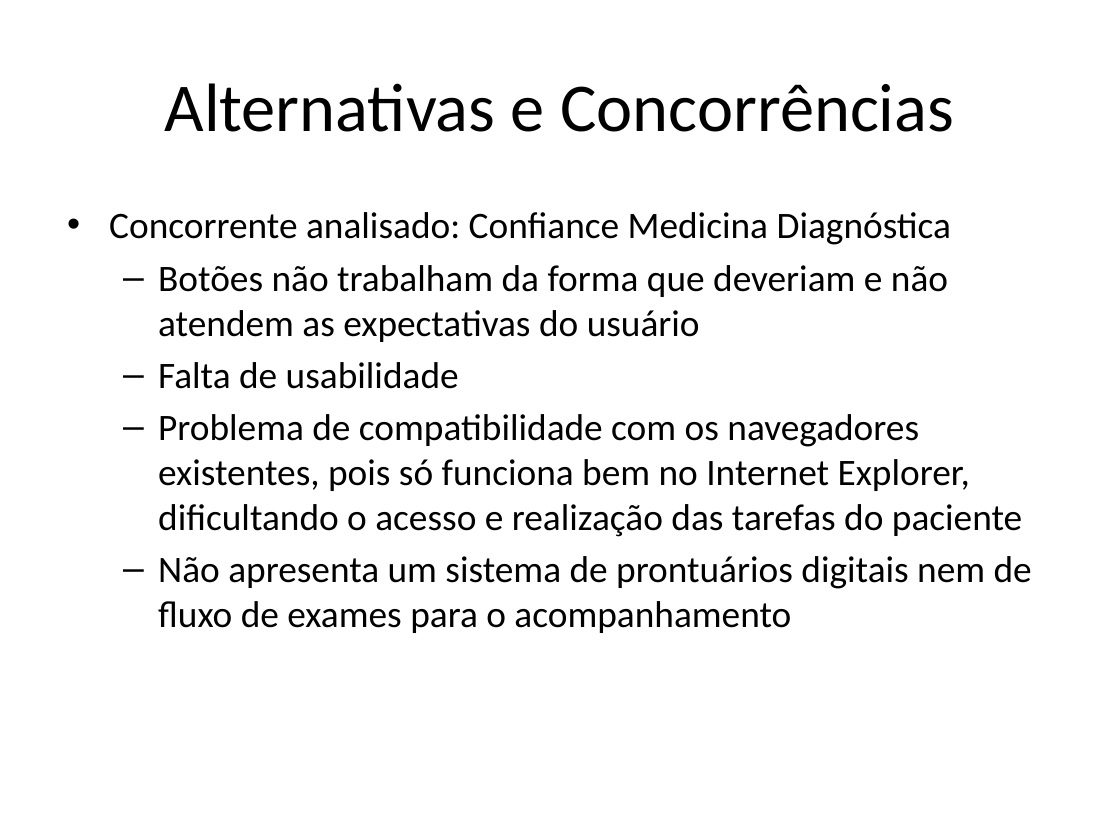
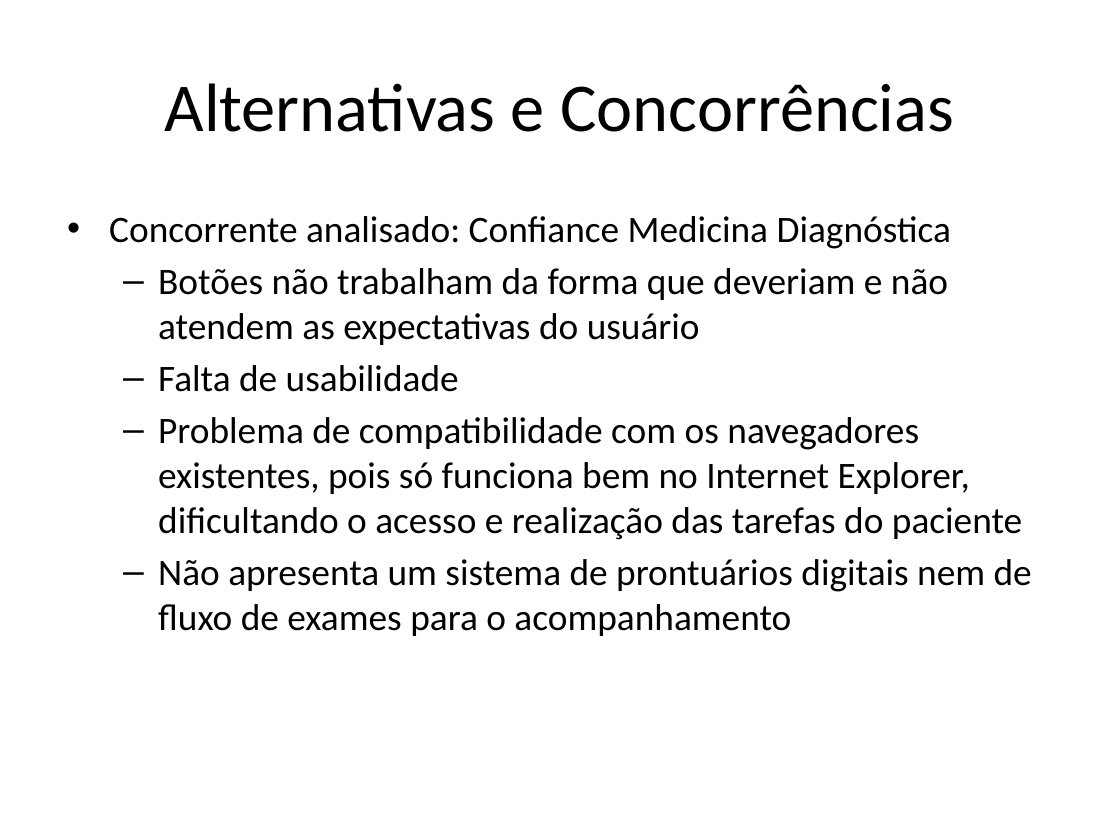
Before and after one commit to kokmz/TCCHUE, a slide deck: slide 6 of documentacao/G4_Apresentacao2sem2014_Final.pptx (slide 7 before the commit). Drawn at 1120x840 pixels with LibreOffice and Linux fonts; fonts in the diff are those of the drawing; background and template pictures are left out. Boxes give left, top, right and bottom in pixels: in the first picture for what was removed or moved away, otherwise in the second. Text is boxed around its words. In the diff, an @@ line names an element or a change of style, - is before the commit and + after.

```diff
--- a/documentacao/G4_Apresentacao2sem2014_Final.pptx
+++ b/documentacao/G4_Apresentacao2sem2014_Final.pptx
@@ text "Concorrente analisado: Confiance Medicina Diagnóstica": place and size @@
-text "Concorrente analisado: Confiance Medicina Diagnóstica" at (109, 212, 1032, 633)
+text "Concorrente analisado: Confiance Medicina Diagnóstica" at (109, 216, 1032, 636)
```
Also in this commit, not shown: 22 other slides changed, 17 slides added, 1 slide removed.
